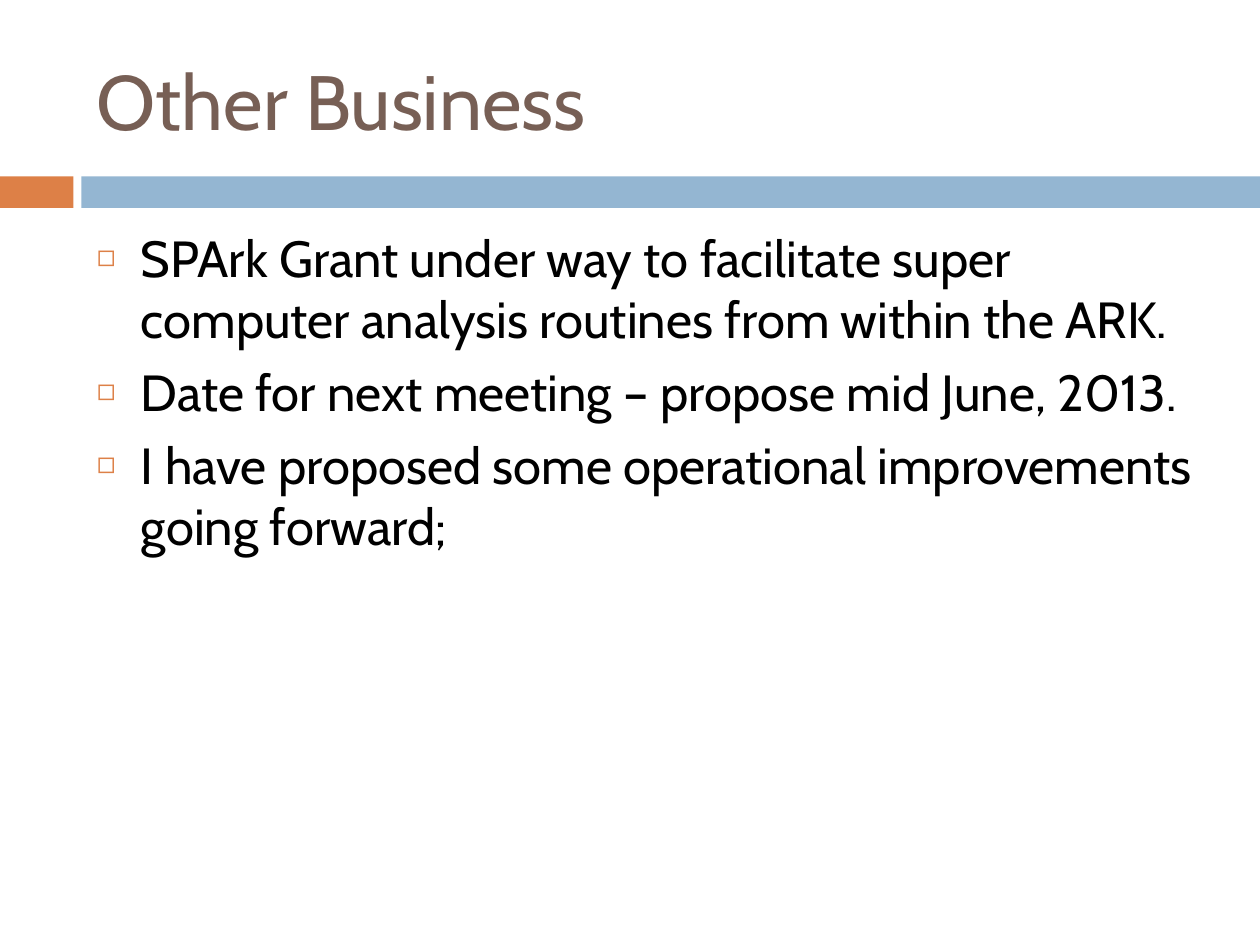
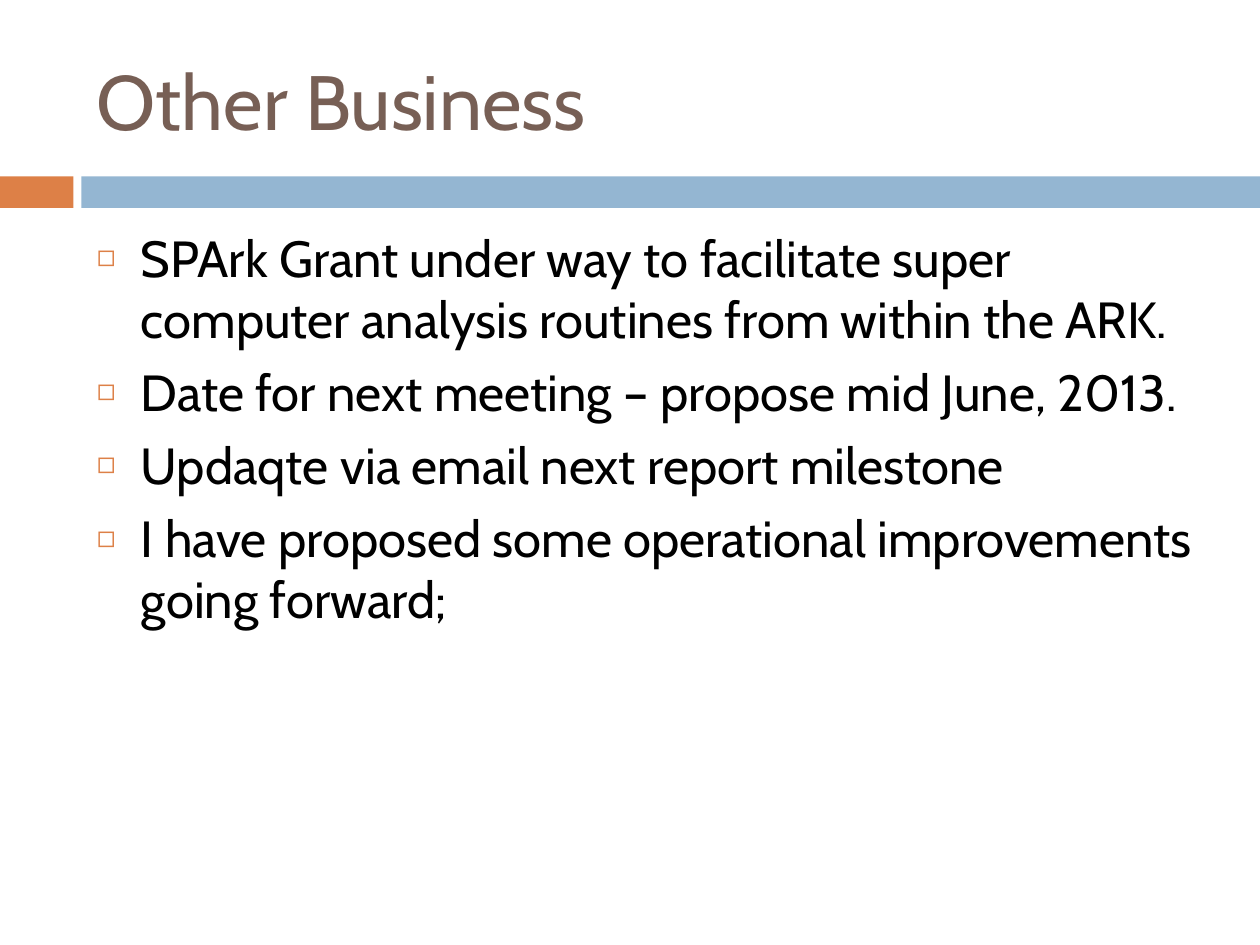
Before and after one commit to tranaweera/ark-informatics, a slide deck: slide 9 of ARK/trunk/usefulTools/TestFilesAndDocuments/steering committee/NeCTAR/Steering Committee Meetings/Steering Committee Meeting March_2013.pptx. Drawn at 1260x945 pixels with LibreOffice and Linux fonts; fonts in the diff are those of the drawing. Boxes give left, top, right and bottom in pixels: in the first picture for what was removed or moved away, otherwise in the second. Text is boxed around its words. In the diff, an @@ line names an element or a change of style, - is before the commit and + after.

Commit message:
Whole Lot more reporting

```diff
--- a/ARK/trunk/usefulTools/TestFilesAndDocuments/steering committee/NeCTAR/Steering Committee Meetings/Steering Committee Meeting March_2013.pptx
+++ b/ARK/trunk/usefulTools/TestFilesAndDocuments/steering committee/NeCTAR/Steering Committee Meetings/Steering Committee Meeting March_2013.pptx
@@ text at box(141, 446, 1003, 496): paragraph added @@
+◻ Updaqte via email next report milestone
```
Also in this commit, not shown: 2 other slides changed, 4 other files.
